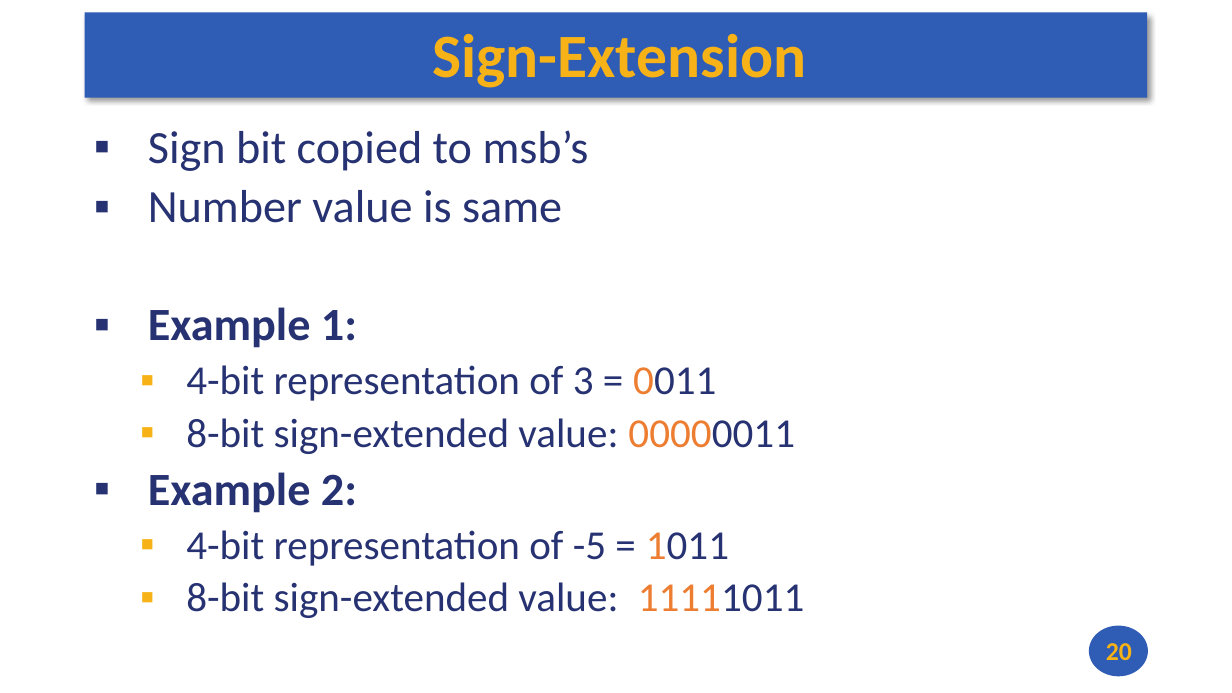
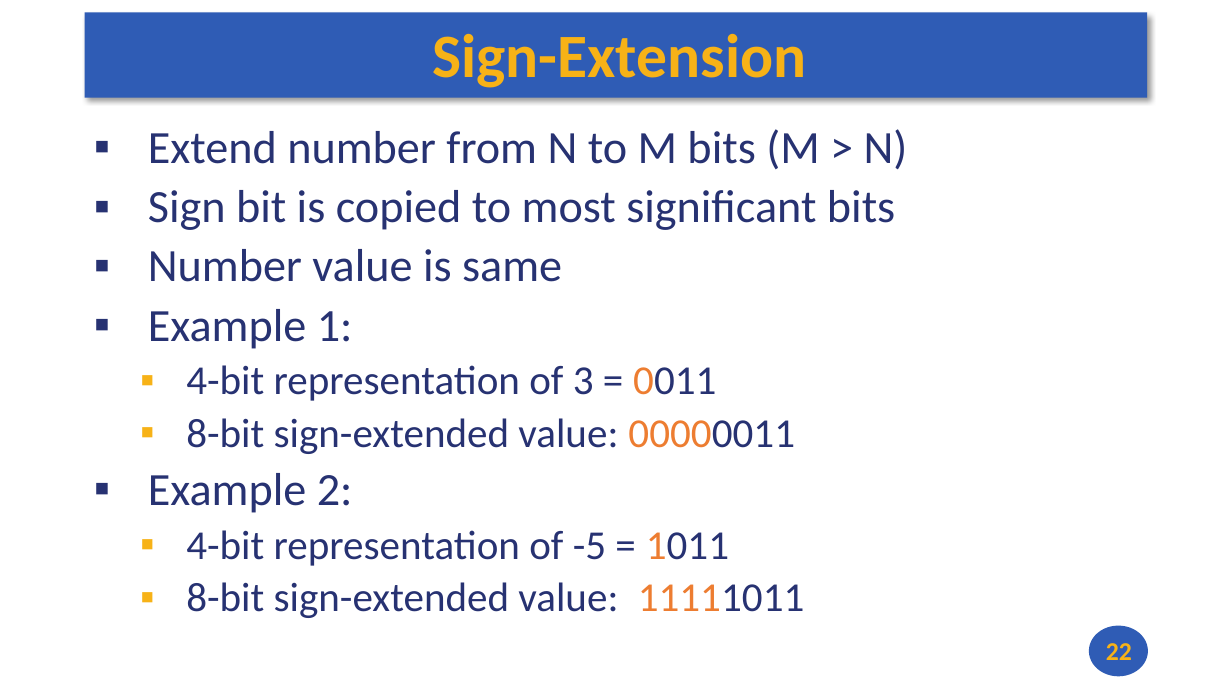
Before and after one commit to andrewt0301/hse-acos-course, a slide deck: slide 22 of docs/part1ca/02_DataTypes/CA_Lecture_02.pptx (slide 20 before the commit). Drawn at 1232x693 pixels with LibreOffice and Linux fonts; fonts in the diff are those of the drawing. Boxes give left, top, right and bottom in pixels: in the first picture for what was removed or moved away, otherwise in the second. Text is boxed around its words. In the diff, an @@ line names an element or a change of style, - is before the commit and + after.

```diff
--- a/docs/part1ca/02_DataTypes/CA_Lecture_02.pptx
+++ b/docs/part1ca/02_DataTypes/CA_Lecture_02.pptx
@@ text at [148, 129, 908, 230]: text changed @@
-▪ Sign bit copied to msb’s
+▪ Extend number from N to M bits (M > N)
+▪ Sign bit is copied to most significant bits
@@ text at [148, 309, 353, 513]: bold off in "Example 1:", "Example 2:" @@
@@ page number at [1106, 643, 1132, 660]: text changed @@
-20
+22
```
Also in this commit, not shown: 3 other slides changed, 4 slides added, 1 slide removed, 1 other file.
